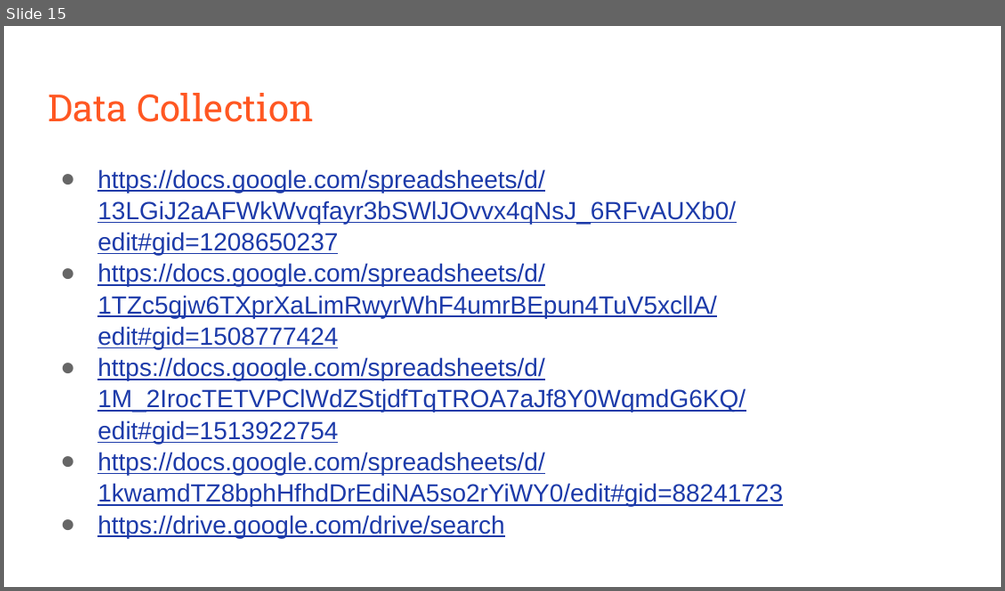
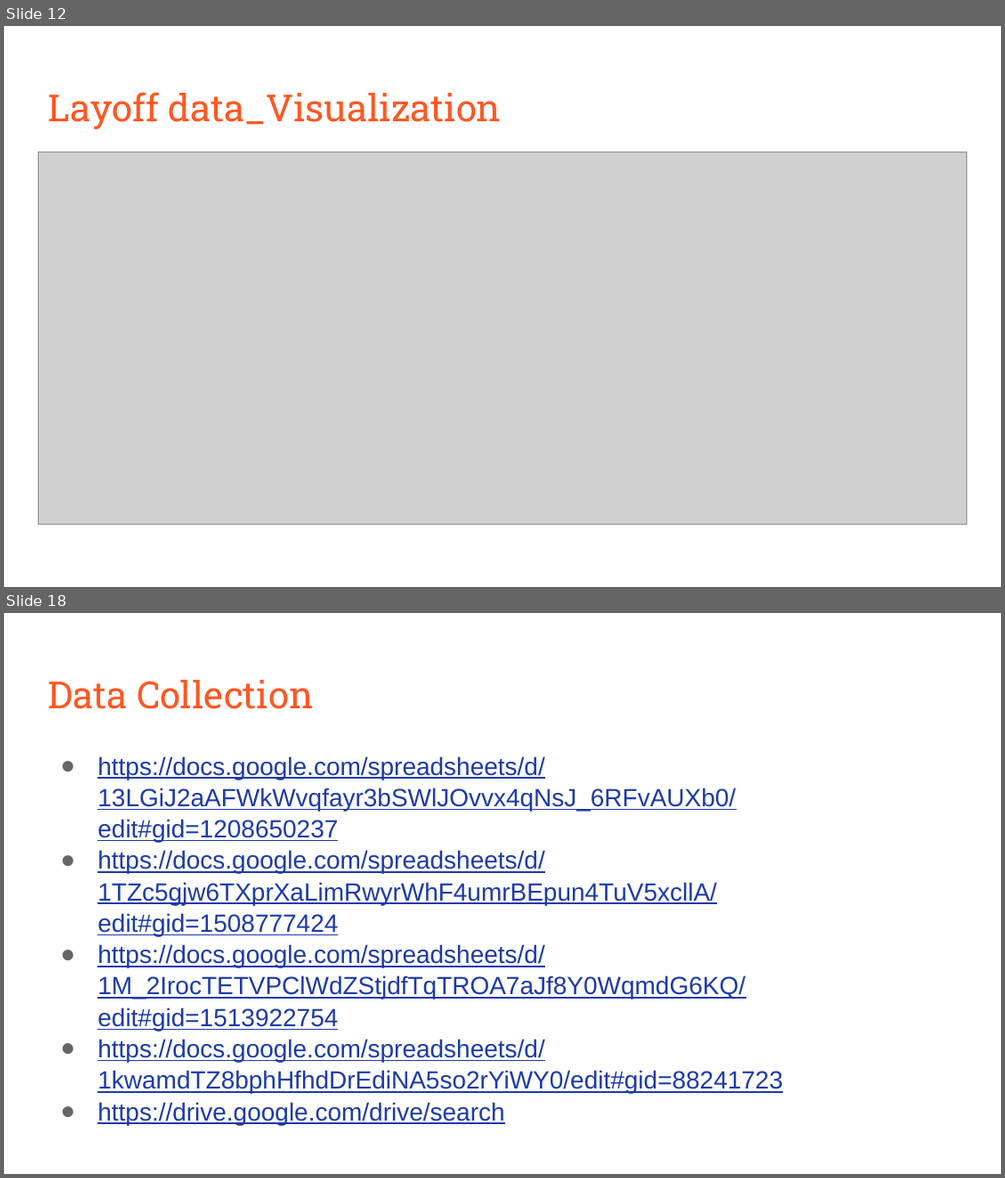
Before and after one commit to arslan719/Capstone_Project_5588, a slide deck: Humanlytics.pptx. Shown one above the other, each under a label of ours: slide 15 before the commit, slides 12 and 18 after it; the slides between them are not shown. The pictures are 1005x591 and 1005x1178 pixels, drawn with LibreOffice and Linux fonts; fonts in the diff are those of the drawing; grey boxes stand for pictures. Boxes give left, top, right and bottom in pixels: in the first picture for what was removed or moved away, otherwise in the second. Text is boxed around its words. In the diff, an @@ line names an element or a change of style, - is before the commit and + after.

```diff
--- a/Humanlytics.pptx
+++ b/Humanlytics.pptx
@@ slide 12 added at [4, 26, 1001, 587], background #FFFFFF @@
@@ title added at [48, 92, 501, 129], 27 pt, text #FF5722 @@
+Layoff data_Visualization
@@ picture added at [38, 151, 967, 524] @@
@@ what was slide 15 is now slide 18 @@
```
Also in this commit, not shown: 9 slides changed, 4 other slides added, 11 slides removed.
